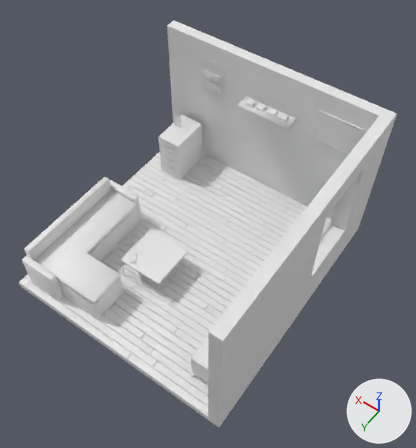
The glTF model public/assets/Room.glb: old version first, new version second.
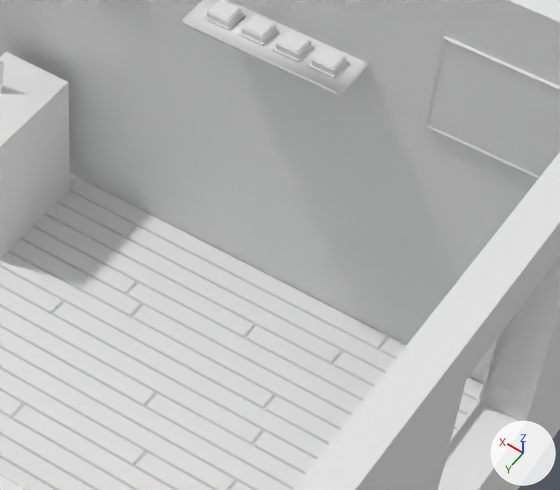
Old and new are each drawn whole from a camera (50 mm lens) standing at (-3.69, 2.91, 6.52) and looking at (-1.12, -0.7, 0.86) and again close up on the part from 43% to 85% of the width and 22% to 56% of the height. The lights are fixed; the arrows at lower right show +X, +Y and +Z. Vertices at the same position are counted once.

Names of what the first close-up shows: 'Room'.
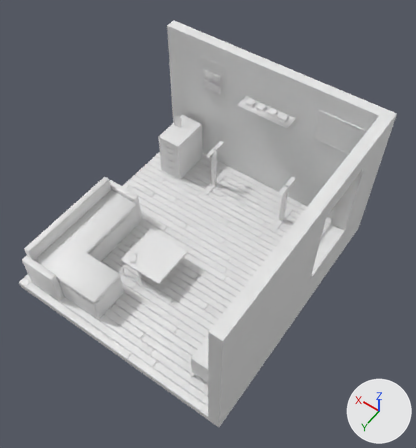
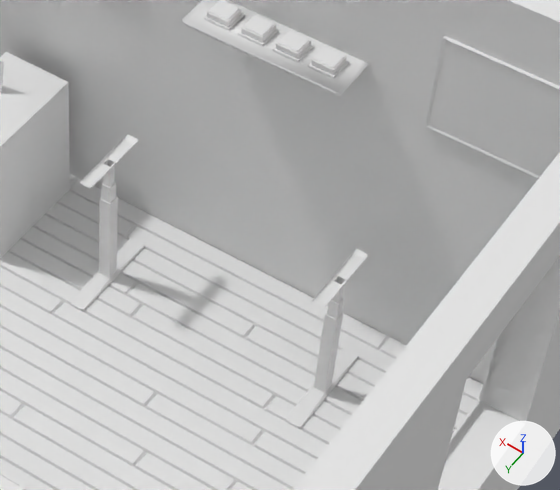
Diff of the bpy script that builds the scene:
```diff
--- a/public/assets/Room.glb.py
+++ b/public/assets/Room.glb.py
@@ me_cube_004 @@
 # used by ob_room; location = (0.0, 0.0, 0.0)
-me_cube_004.from_pydata(...)  # 12310 vertices, 21079 faces; spans x -2.5..0.74, y -2.5..1.03, z -0.09..2.07
+me_cube_004.from_pydata(...)  # 12446 vertices, 21287 faces; spans x -2.5..0.74, y -2.5..1.03, z -0.09..2.07
+# me_cube_004 part 1: a new loose piece of 44 vertices spanning x -0.41..-0.32, y -2.16..-1.65, z 0.01..0.53
+# me_cube_004 part 2: a new loose piece of 44 vertices spanning x -1.59..-1.5, y -2.16..-1.65, z 0.01..0.53
+# me_cube_004 part 3: a new loose piece of 16 vertices spanning x -0.4..-0.34, y -2.09..-1.72, z 0.62..0.76
+# me_cube_004 part 4: a new loose piece of 16 vertices spanning x -1.58..-1.52, y -2.09..-1.72, z 0.43..0.75
+# me_cube_004 part 5
+# 8 vertices are added at x -1.57..-0.39, y -1.93..-1.88, z 0.21..0.62
+# 8 new vertices lie (0.05, 0.0, 0.0) away from vertices in x -1.57..-0.39, y -1.93..-1.88, z 0.21..0.62
+# 20 new faces join them
```

Location of each change, [x1, y1, x2, y2] in pixels of the close-ups (560 x 490 px):
part 1 of me_cube_004, added
    after: [70, 196, 144, 311]
part 2 of me_cube_004, added
    after: [286, 311, 358, 428]
part 3 of me_cube_004, added
    after: [79, 134, 138, 188]
part 4 of me_cube_004, added
    after: [311, 249, 368, 309]
part 5 of me_cube_004, added
    after: [101, 182, 344, 319]
